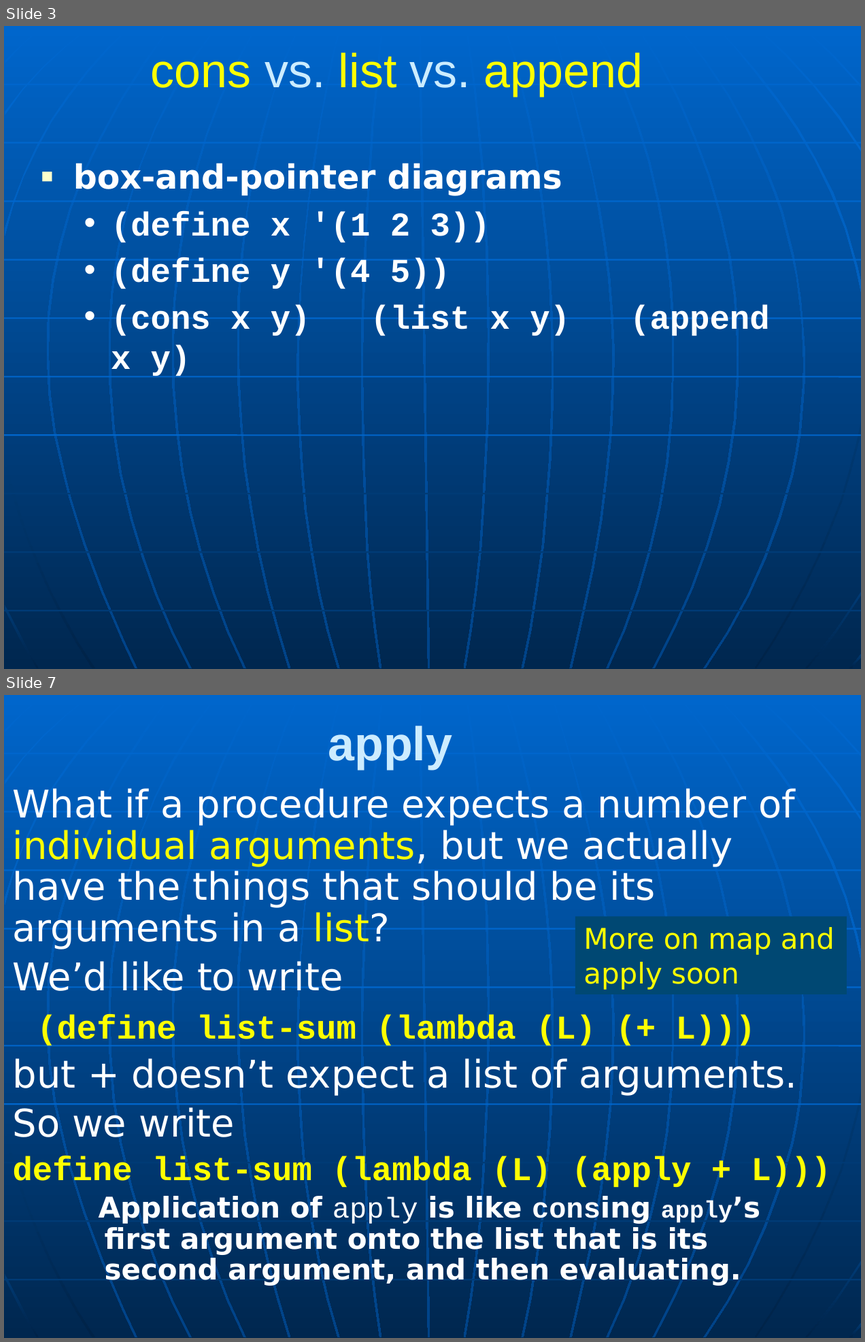
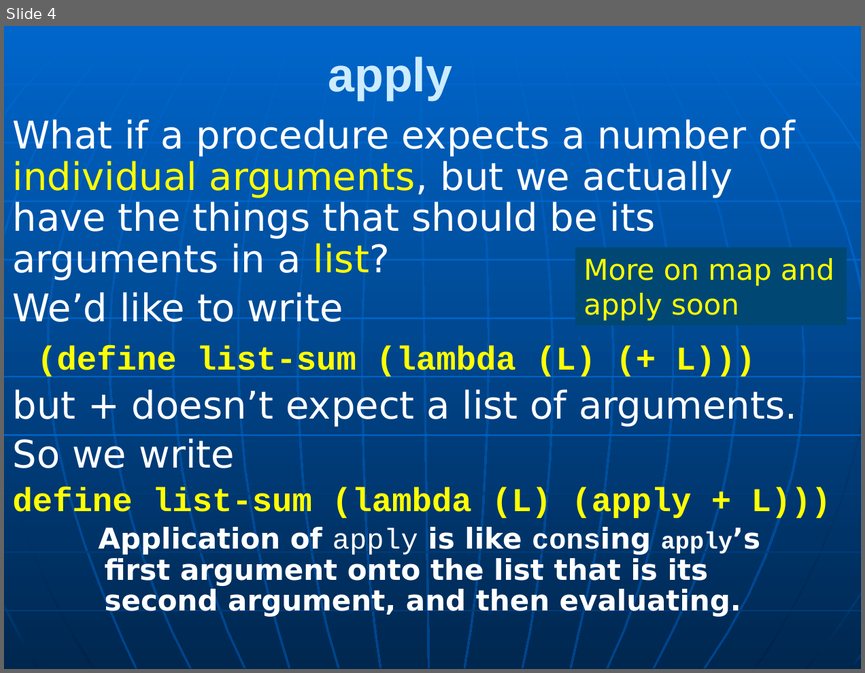
Before and after one commit to RHIT-CSSE/csse304, a slide deck: ClassMaterials/MapApply/RecursionMapApplyLambdaLet.pptx. Shown one above the other, each under a label of ours: slides 3 and 7 before the commit, slide 4 after it; the slides between them are not shown. The pictures are 865x1342 and 865x673 pixels, drawn with LibreOffice and Linux fonts; fonts in the diff are those of the drawing. Boxes give left, top, right and bottom in pixels: in the first picture for what was removed or moved away, otherwise in the second. Text is boxed around its words. In the diff, an @@ line names an element or a change of style, - is before the commit and + after.

```diff
--- a/ClassMaterials/MapApply/RecursionMapApplyLambdaLet.pptx
+++ b/ClassMaterials/MapApply/RecursionMapApplyLambdaLet.pptx
@@ slide 3 removed at (4, 26, 861, 669), background gradient #0066CC to #004488; not listed: 34 template elements that a slide beside it also shows @@
@@ title removed at (151, 53, 643, 97) @@
-cons vs. list vs. append
@@ text removed at (73, 163, 570, 377) @@
-■ box-and-pointer diagrams
-  • (define x '(1 2 3))
-  • (define y '(4 5))
-  • (cons x y) (list x y) (append x y)
@@ what was slide 7 is now slide 4 @@
```
Also in this commit, not shown: 2 slides changed, 1 slide added, 6 other slides removed, 4 other files.
